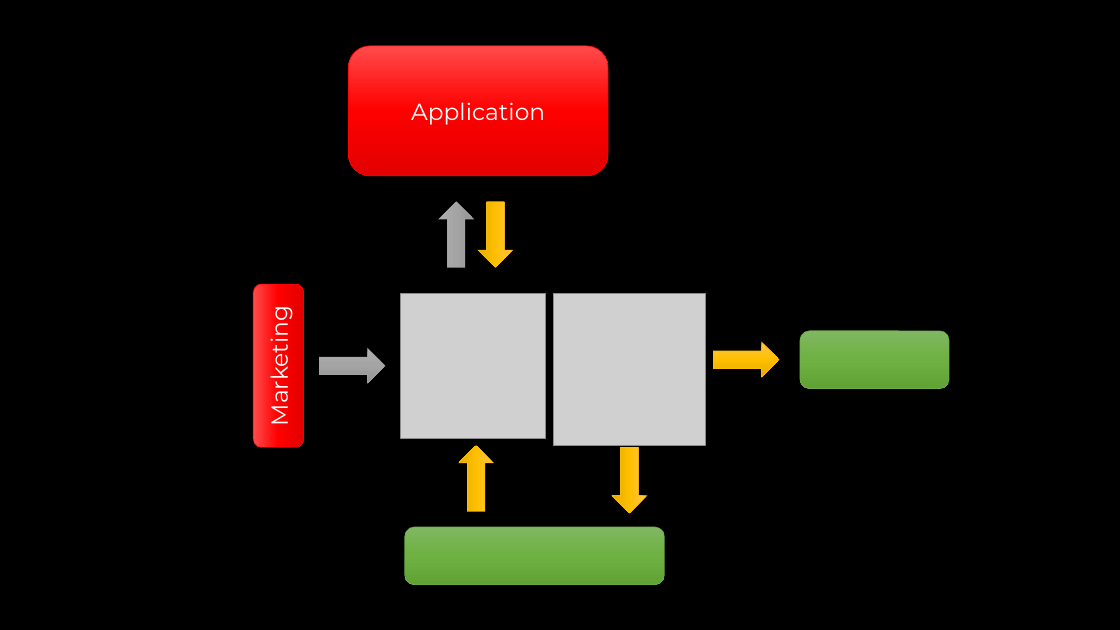
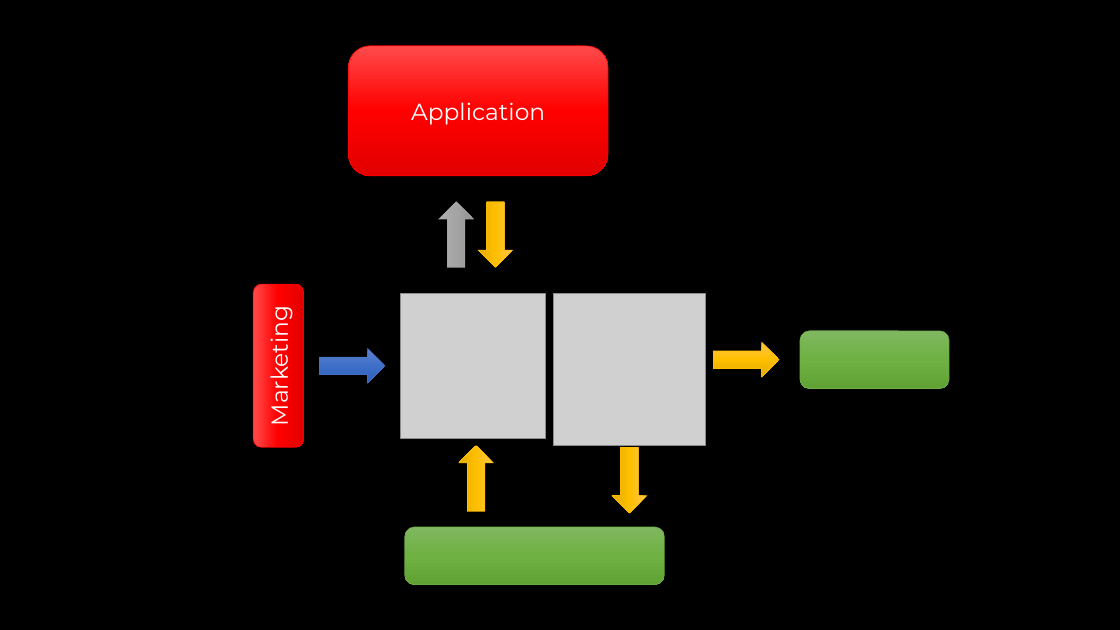
Before and after one commit to SzymonPobiega/MessagingInfrastructure, a slide deck: slide 3 of docs/images.pptx. Drawn at 1120x630 pixels with LibreOffice and Linux fonts; fonts in the diff are those of the drawing; grey boxes stand for pictures. Boxes give left, top, right and bottom in pixels: in the first picture for what was removed or moved away, otherwise in the second. Text is boxed around its words. In the diff, an @@ line names an element or a change of style, - is before the commit and + after.

```diff
--- a/docs/images.pptx
+++ b/docs/images.pptx
@@ right arrow at (319,349,385,383): fill gradient #AFAFAF to #A5A5A5 to #939393 to gradient #6183CB to #3E70CA to #3062BB; outline #A5A5A5 0.5 pt to #4472C4 0.5 pt @@
```
Also in this commit, not shown: 9 other slides changed, 31 slides added, 11 slides removed, 49 other files.
